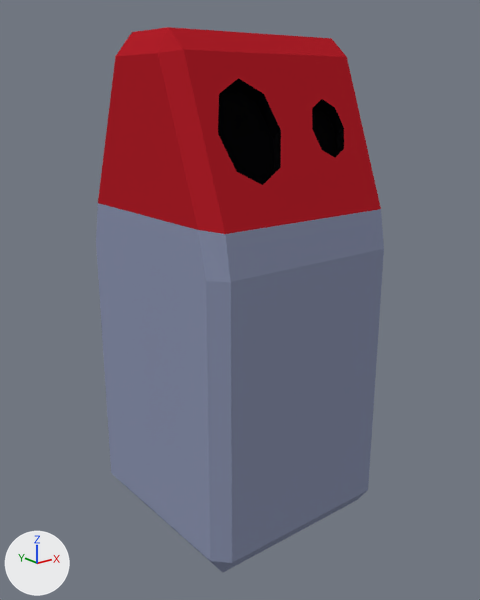
Renders of the Blender file AllAboard/Assets/Models/RecycleCan/RecycleCan.blend from each side of a commit.
Before and after are seen from a 50 mm lens placed at (-2.65, -3.34, 2.81), pointed at (0.0, -0.03, 1.49). Lighting does not change. The marker at lower left points along +X, +Y and +Z.

Objects in the first picture: 'RecycleCan_Red'.
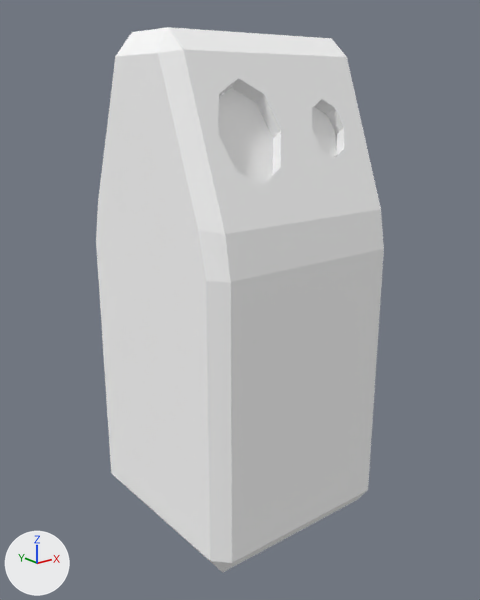
Where the change shows, as pixel boxes (x1, y1, x2, y2) in the pictures (480 x 600 px):
'RecycleCan_Red', surface changed
    both: (96, 27, 384, 572)

The change, as a list of edits to the scene's bpy script:
```text
Change mat_recyclecan_red:
    remove n2 = _N.new('ShaderNodeTexImage'); n2.name = 'Image Texture'
    remove n2.image = img_palette_png
    add n3 = _N.new('ShaderNodeGamma'); n3.name = 'Gamma'
    where n1 = _N.new('ShaderNodeBsdfPrincipled'); n1.name = 'Principled BSDF'
    remove _L.new(n2.outputs[0], n1.inputs[0])  # 'Color' to 'Base Color'
    add _L.new(n3.outputs[0], n1.inputs[0])  # 'Color' to 'Base Color'
```
